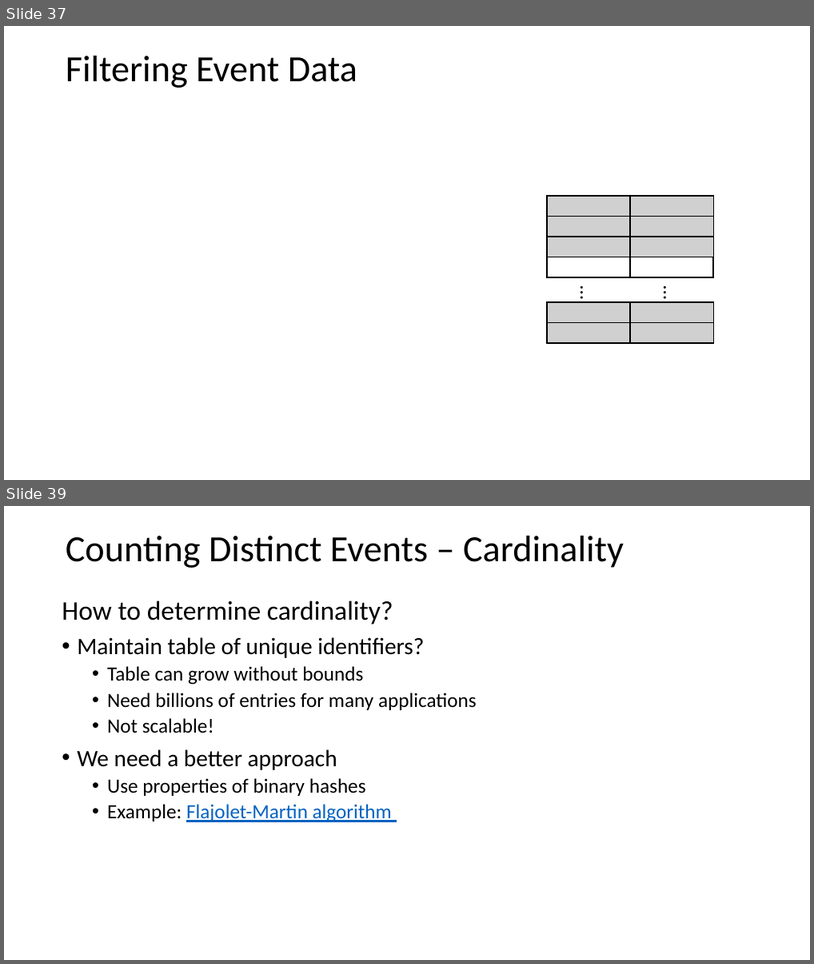
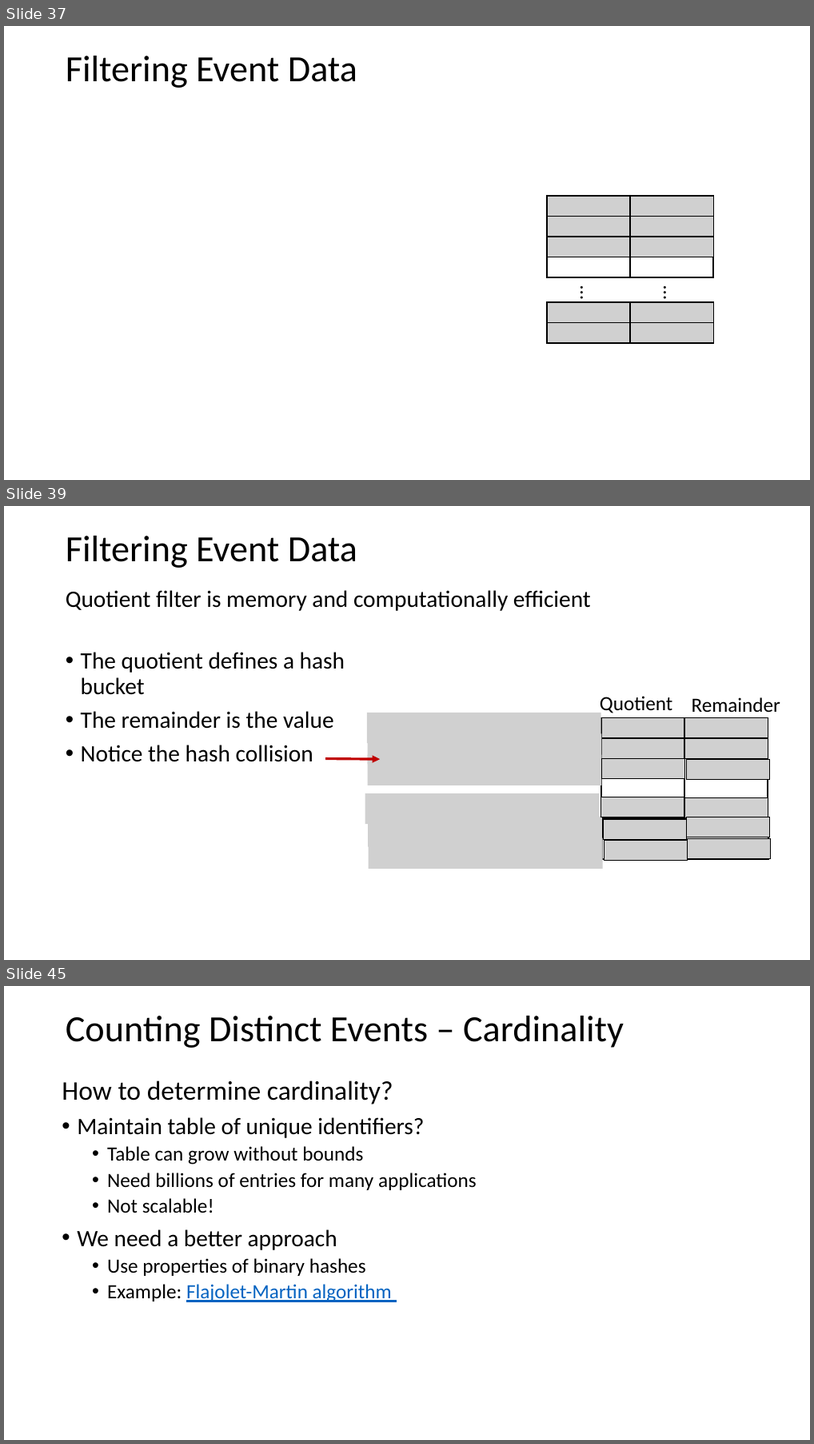
Before and after one commit to StephenElston/CSCI-E-108, a slide deck: slides/3_StreamingAnalytics.pptx. Shown one above the other, each under a label of ours: slides 37 and 39 before the commit, slides 37, 39 and 45 after it; the slides between them are not shown. The pictures are 814x964 and 814x1444 pixels, drawn with LibreOffice and Linux fonts; fonts in the diff are those of the drawing; grey boxes stand for pictures. Boxes give left, top, right and bottom in pixels: in the first picture for what was removed or moved away, otherwise in the second. Text is boxed around its words. In the diff, an @@ line names an element or a change of style, - is before the commit and + after.

Commit message:
Added slides on quotient filter

```diff
--- a/slides/3_StreamingAnalytics.pptx
+++ b/slides/3_StreamingAnalytics.pptx
@@ slide 39 added at [4, 506, 810, 960], background #FFFFFF @@
@@ text added at [66, 536, 358, 568], 44 pt, text #000000 @@
+Filtering Event Data
@@ text added at [66, 590, 591, 611], 28 pt, text #000000 @@
+Quotient filter is memory and computationally efficient
@@ text added at [81, 652, 345, 762], 28 pt, text #000000 @@
+• The quotient defines a hash bucket
+• The remainder is the value
+• Notice the hash collision
@@ text added at [600, 696, 673, 716], 24 pt, text #000000 @@
+Quotient
@@ text added at [692, 697, 781, 712], 24 pt, text #000000 @@
+Remainder
@@ picture added at [367, 712, 601, 743] @@
@@ rectangle added at [602, 718, 686, 800], outline #000000 2 pt @@
@@ picture added at [602, 718, 686, 738] @@
@@ rectangle added at [685, 718, 769, 800], outline #000000 2 pt @@
@@ picture added at [685, 718, 769, 738] @@
@@ picture added at [367, 733, 602, 764] @@
@@ picture added at [602, 739, 686, 759] @@
@@ picture added at [685, 739, 769, 759] @@
@@ arrow added from (326, 758) to (380, 759), #C00000 3 pt @@
@@ picture added at [367, 755, 602, 785] @@
@@ picture added at [602, 758, 686, 778] @@
@@ picture added at [686, 759, 770, 779] @@
@@ picture added at [365, 793, 599, 824] @@
@@ picture added at [368, 816, 602, 846] @@
@@ picture added at [602, 797, 685, 817] @@
@@ picture added at [685, 797, 769, 817] @@
@@ picture added at [686, 817, 770, 837] @@
@@ picture added at [369, 838, 603, 868] @@
@@ rectangle added at [602, 818, 686, 859], outline #000000 2 pt @@
@@ picture added at [603, 820, 687, 840] @@
@@ picture added at [605, 840, 688, 860] @@
@@ rectangle added at [686, 818, 770, 859], outline #000000 2 pt @@
@@ picture added at [687, 838, 771, 858] @@
@@ what was slide 39 is now slide 45 @@
```
Also in this commit, not shown: 3 slides changed, 5 other slides added.
